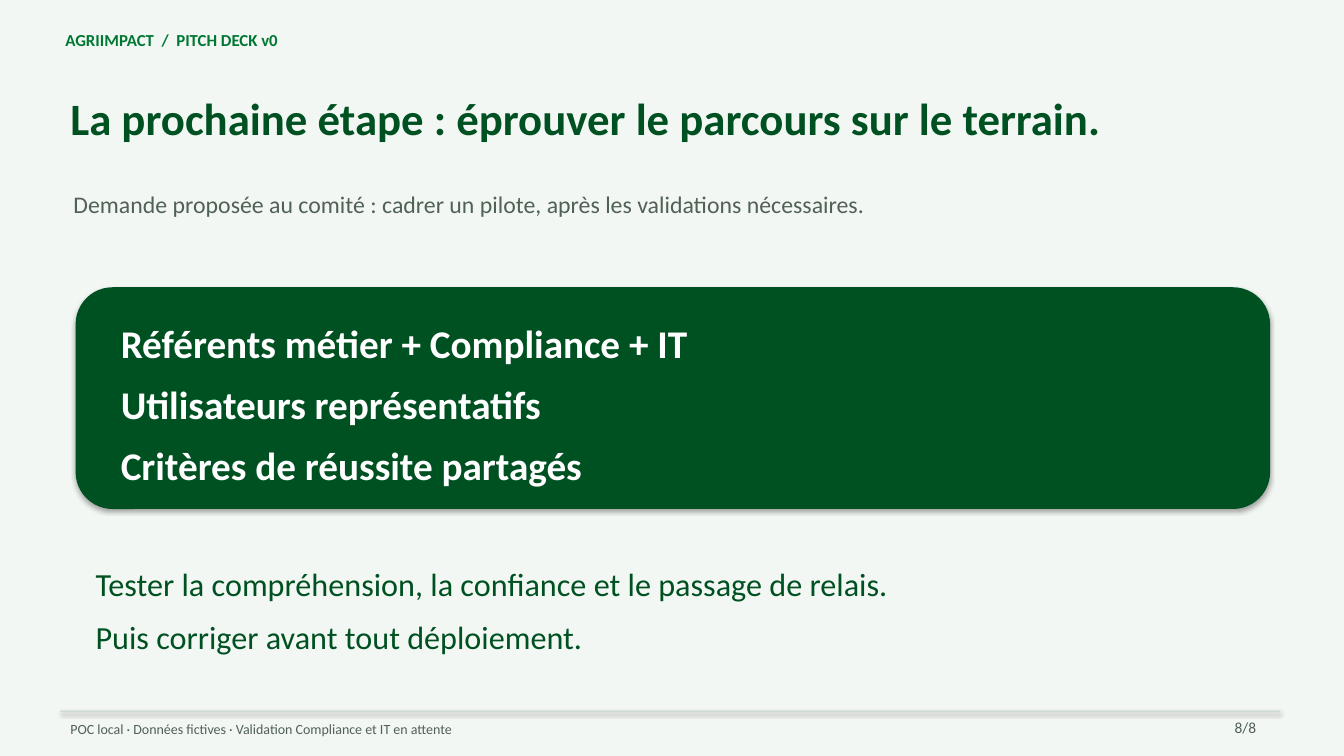
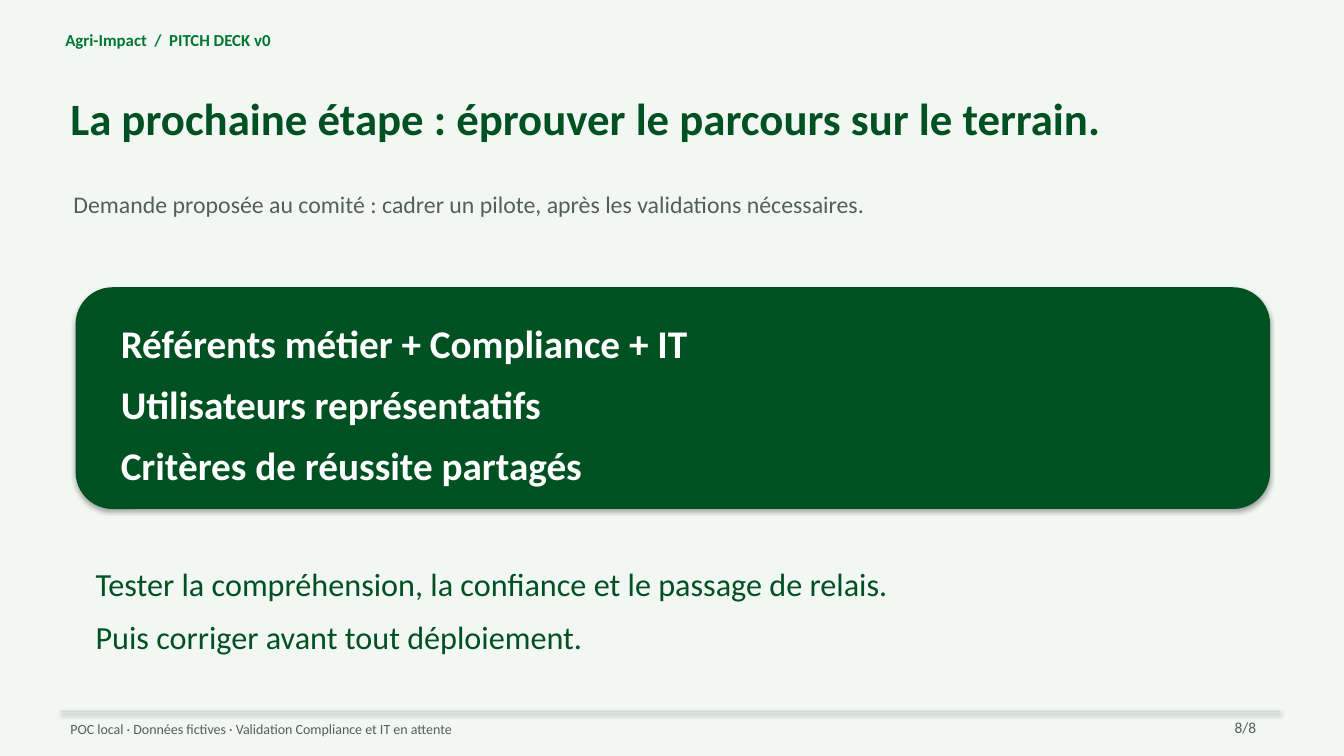
Before and after one commit to developooor/agriImpact, a slide deck: slide 8 of docs/S2.4/AgriImpact_Pitch_Deck_v0.pptx. Drawn at 1344x756 pixels with LibreOffice and Linux fonts; fonts in the diff are those of the drawing. Boxes give left, top, right and bottom in pixels: in the first picture for what was removed or moved away, otherwise in the second. Text is boxed around its words. In the diff, an @@ line names an element or a change of style, - is before the commit and + after.

Commit message:
Uniformiser Agri-Impact et harmoniser le style vert et orange

```diff
--- a/docs/S2.4/AgriImpact_Pitch_Deck_v0.pptx
+++ b/docs/S2.4/AgriImpact_Pitch_Deck_v0.pptx
@@ text at [65, 34, 270, 49]: text changed @@
-AGRIIMPACT / PITCH DECK v0
+Agri-Impact / PITCH DECK v0
```
Also in this commit, not shown: 7 other slides changed, 8 other files.
